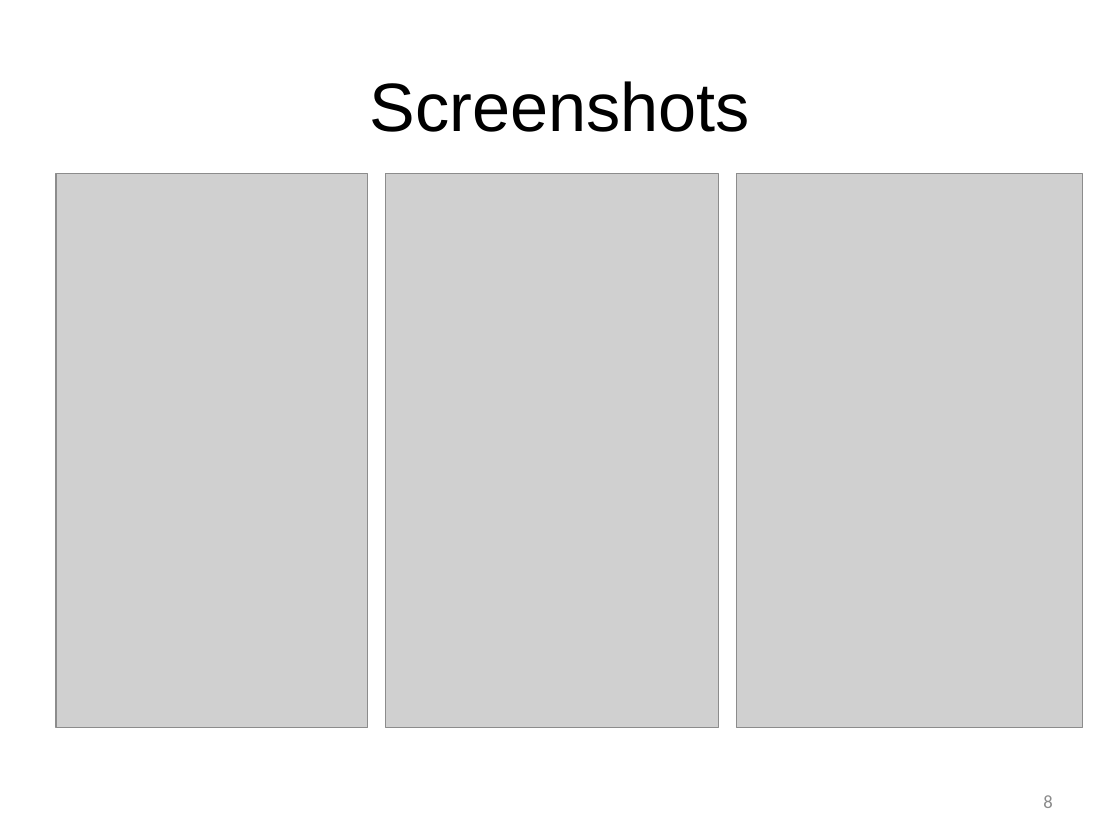
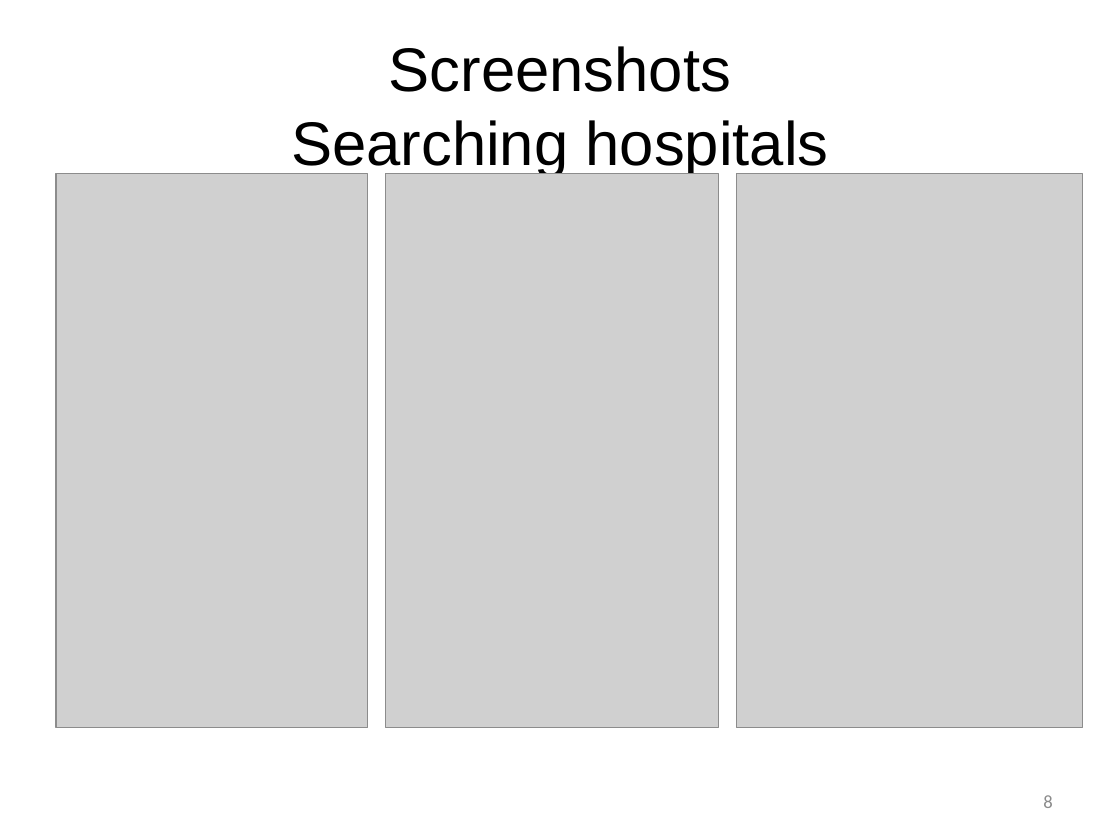
Before and after one commit to SCE-UMKC/ASESP2016_Blood-Donor_TEAM-4, a slide deck: slide 8 of ASE_ProjectCT_Presentation.pptx. Drawn at 1120x840 pixels with LibreOffice and Linux fonts; fonts in the diff are those of the drawing; grey boxes stand for pictures; background and template pictures are left out. Boxes give left, top, right and bottom in pixels: in the first picture for what was removed or moved away, otherwise in the second. Text is boxed around its words. In the diff, an @@ line names an element or a change of style, - is before the commit and + after.

```diff
--- a/ASE_ProjectCT_Presentation.pptx
+++ b/ASE_ProjectCT_Presentation.pptx
@@ title at [291, 46, 829, 176]: text changed; size 44 to 39.6 pt @@
-Screenshots
+Screenshots
+Searching hospitals
```
Also in this commit, not shown: 4 other slides changed, 1 slide added, 5 other files.
